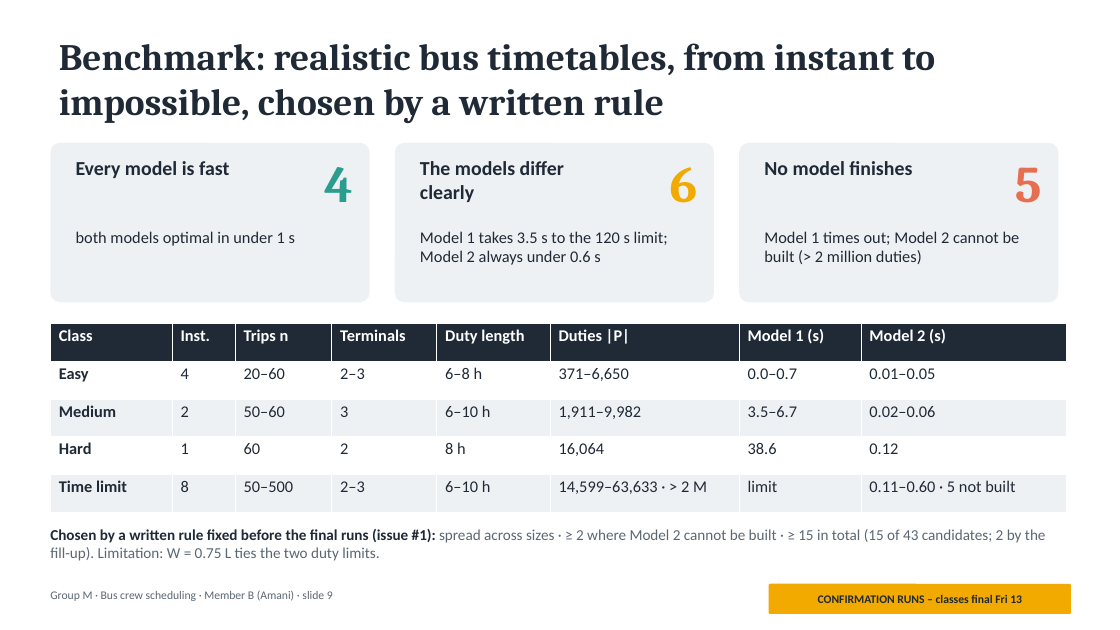
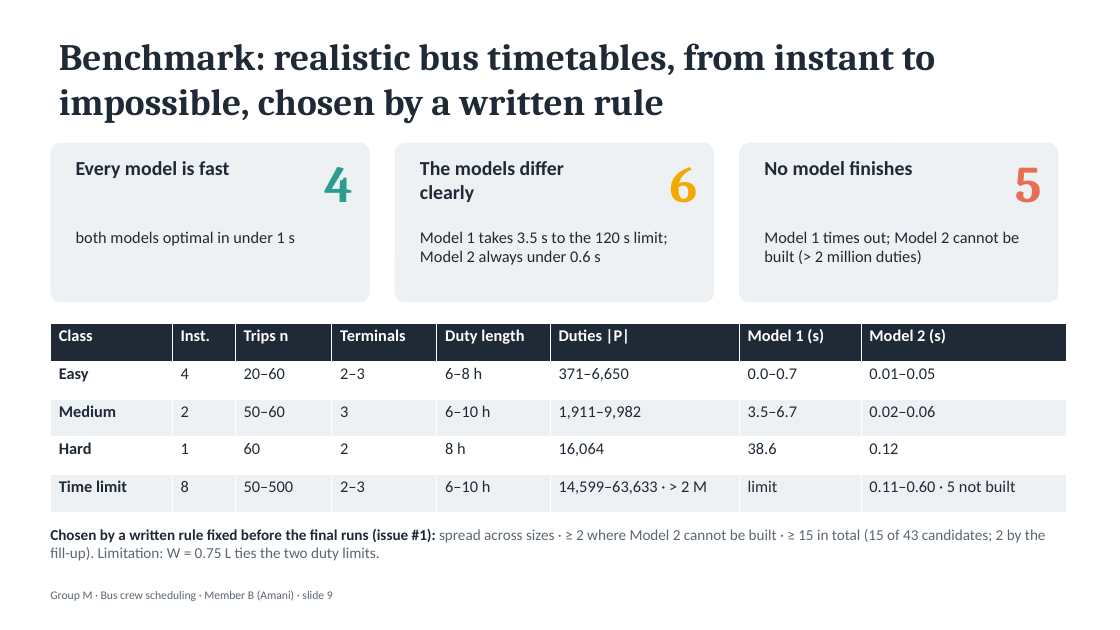
Before and after one commit to mariaakhoury/crew-scheduling, a slide deck: slide 4 of slides/slides_B.pptx. Drawn at 1120x630 pixels with LibreOffice and Linux fonts; fonts in the diff are those of the drawing. Boxes give left, top, right and bottom in pixels: in the first picture for what was removed or moved away, otherwise in the second. Text is boxed around its words. In the diff, an @@ line names an element or a change of style, - is before the commit and + after.

```diff
--- a/slides/slides_B.pptx
+++ b/slides/slides_B.pptx
@@ rounded rectangle removed at <box>769,584,1071,614</box> @@
-CONFIRMATION RUNS – classes final Fri 13
```
Also in this commit, not shown: 3 other slides changed, 1 other file.
